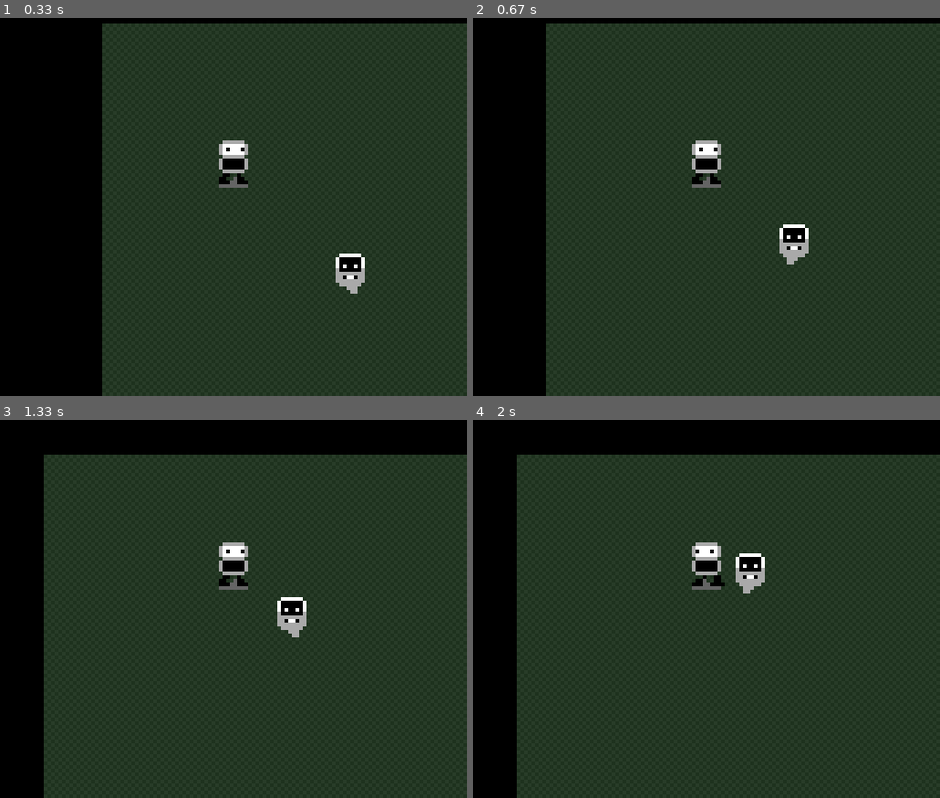
Above: before the commit, frames 1-4 (two rows, left to right).
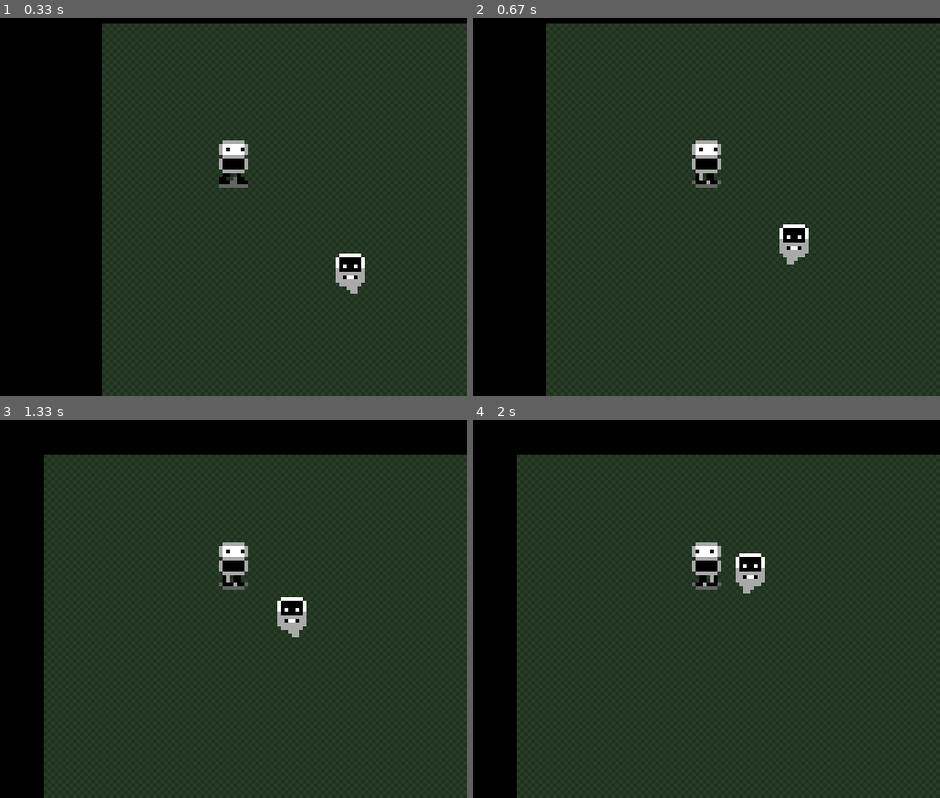
Above: after the commit, the same moments.

Repository: thefonzie-codes/pygame-rpg
Game: pygame game, started from main.py
Two runs of this game, one before a commit and one after it. Both use one fixed random seed, a clock stepped at 60 frames per second and the inputs below.
Inputs:
- Up to frame 1 (0.33 s): no input
- Up to frame 2 (0.67 s): hold D from 0.33 s (still down)
- Up to frame 3 (1.33 s): release D at 0.8 s; hold W 0.83-1.13 s; hold D from 1.17 s (still down)
- Up to frame 4 (2 s): release D at 1.63 s; hold A from 1.67 s (still down)

Frame 1 is identical in both runs. In frame 2, less than 0.1% of the frame differs, in the area x 46-54%, y 41-45%; in frame 3, less than 0.1%; in frame 4, 0.1%.

Commit message:
correct code

Diff:
--- a/entities/player.py
+++ b/entities/player.py
@@ -115,9 +115,9 @@
 
         if self.moving == True:
             if self.last_direction == 'right':
-                model = self.models[1] if self.animation_tick_start + self.tick < 12 else self.models[0]
-            else:  # left
-                model = self.models[3] if self.animation_tick_start + self.tick < 12 else self.models[2]
+                model = self.models[0] if self.animation_tick_start + self.tick < 12 else self.models[1]
+            elif self.last_direction == 'left':
+                model = self.models[2] if self.animation_tick_start + self.tick < 12 else self.models[3]
 
         for y, row in enumerate(model):
             for x, pixel in enumerate(row):
Not shown, added: pygame-ghost.zip
